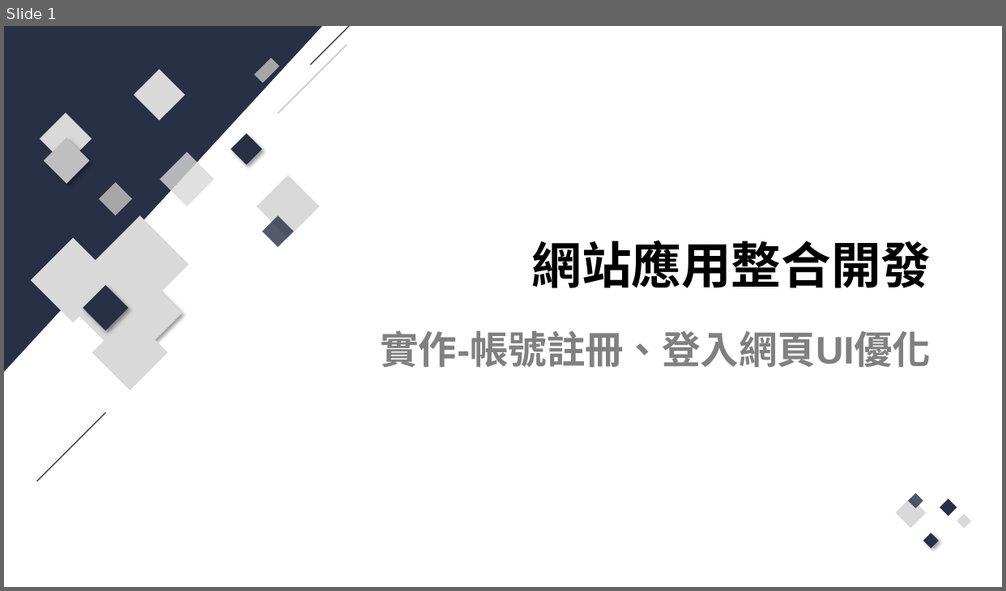
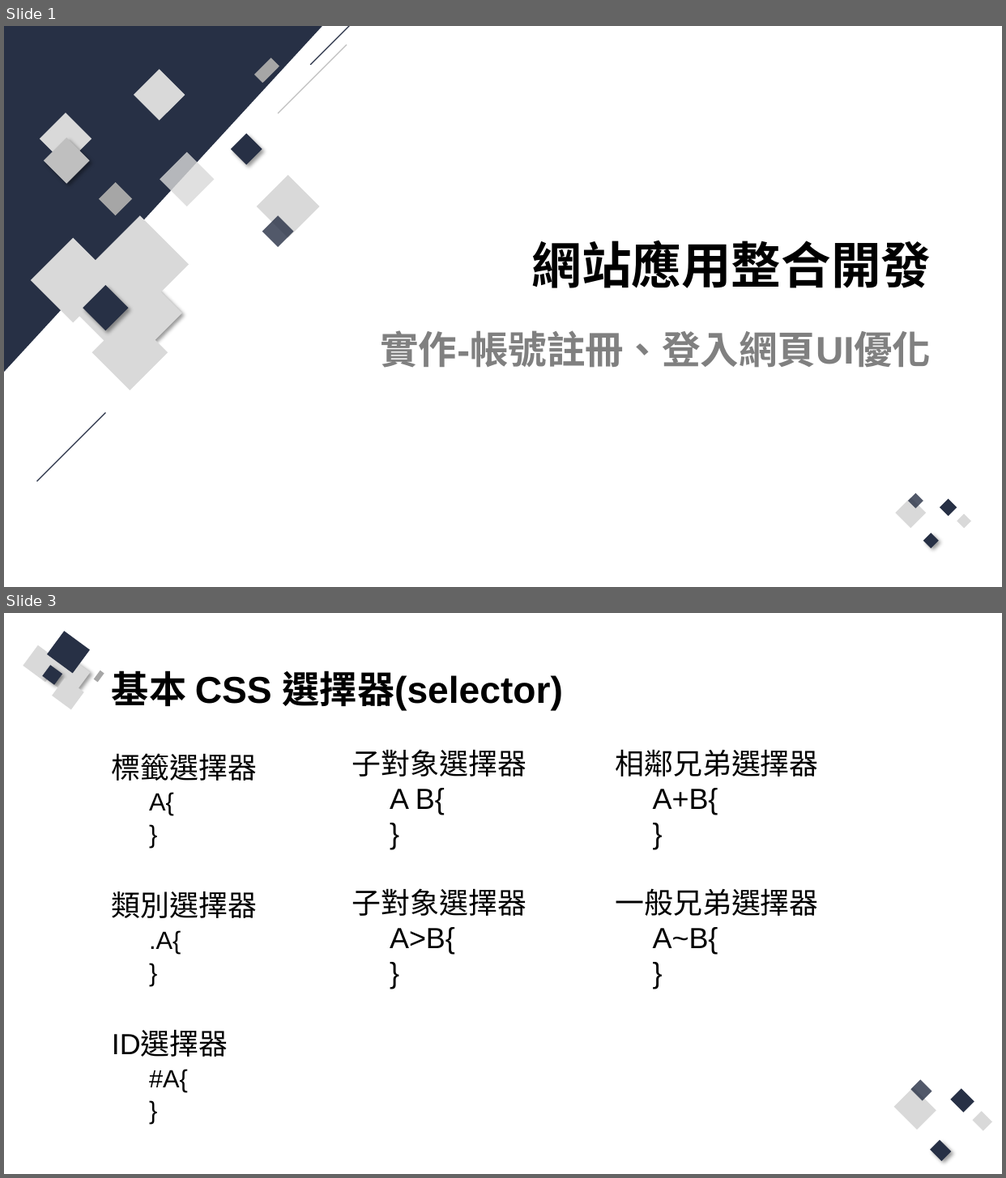
Before and after one commit to Q81JIAXIONG/-, a slide deck: 投影片/5.實作-帳號註冊、登入網頁UI優化.pptx. Shown one above the other, each under a label of ours: slide 1 before the commit, slides 1 and 3 after it; the slides between them are not shown. The pictures are 1006x591 and 1006x1178 pixels, drawn with LibreOffice and Linux fonts; fonts in the diff are those of the drawing. Boxes give left, top, right and bottom in pixels: in the first picture for what was removed or moved away, otherwise in the second. Text is boxed around its words. In the diff, an @@ line names an element or a change of style, - is before the commit and + after.

```diff
--- a/投影片/5.實作-帳號註冊、登入網頁UI優化.pptx
+++ b/投影片/5.實作-帳號註冊、登入網頁UI優化.pptx
@@ slide 3 added at <box>4,613,1002,1174</box>, background #FFFFFF @@
@@ group added at <box>23,631,105,709</box>: 8 rectangles @@
@@ title added at <box>112,671,563,711</box>, 36 pt, text #000000, bold @@
+基本 CSS 選擇器(selector)
@@ text added at <box>112,753,257,1092</box>, 28 pt, text #000000 @@
+標籤選擇器
+  A{
+  }
+類別選擇器
+  .A{
+  }
+ID選擇器
+  #A{
+  }
@@ text added at <box>352,749,526,954</box>, 28 pt, text #000000 @@
+子對象選擇器
+  A B{
+  }
+子對象選擇器
+  A>B{
+  }
@@ text added at <box>616,749,819,954</box>, 28 pt, text #000000 @@
+相鄰兄弟選擇器
+  A+B{
+  }
+一般兄弟選擇器
+  A~B{
+  }
@@ group added at <box>894,1080,993,1162</box>: 5 rectangles @@
```
Also in this commit, not shown: 3 slides changed, 14 other slides added, 30 other files.
